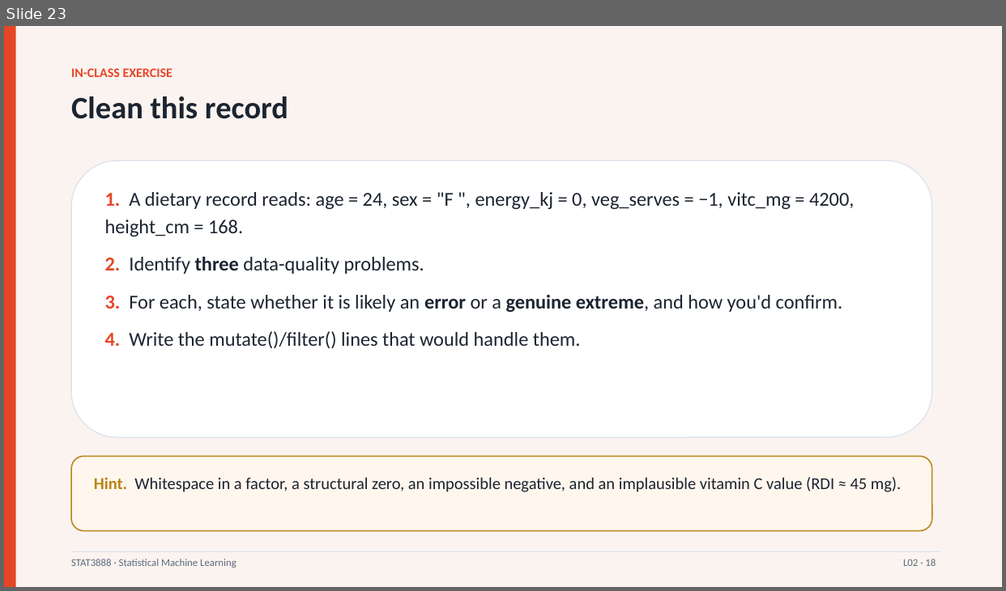
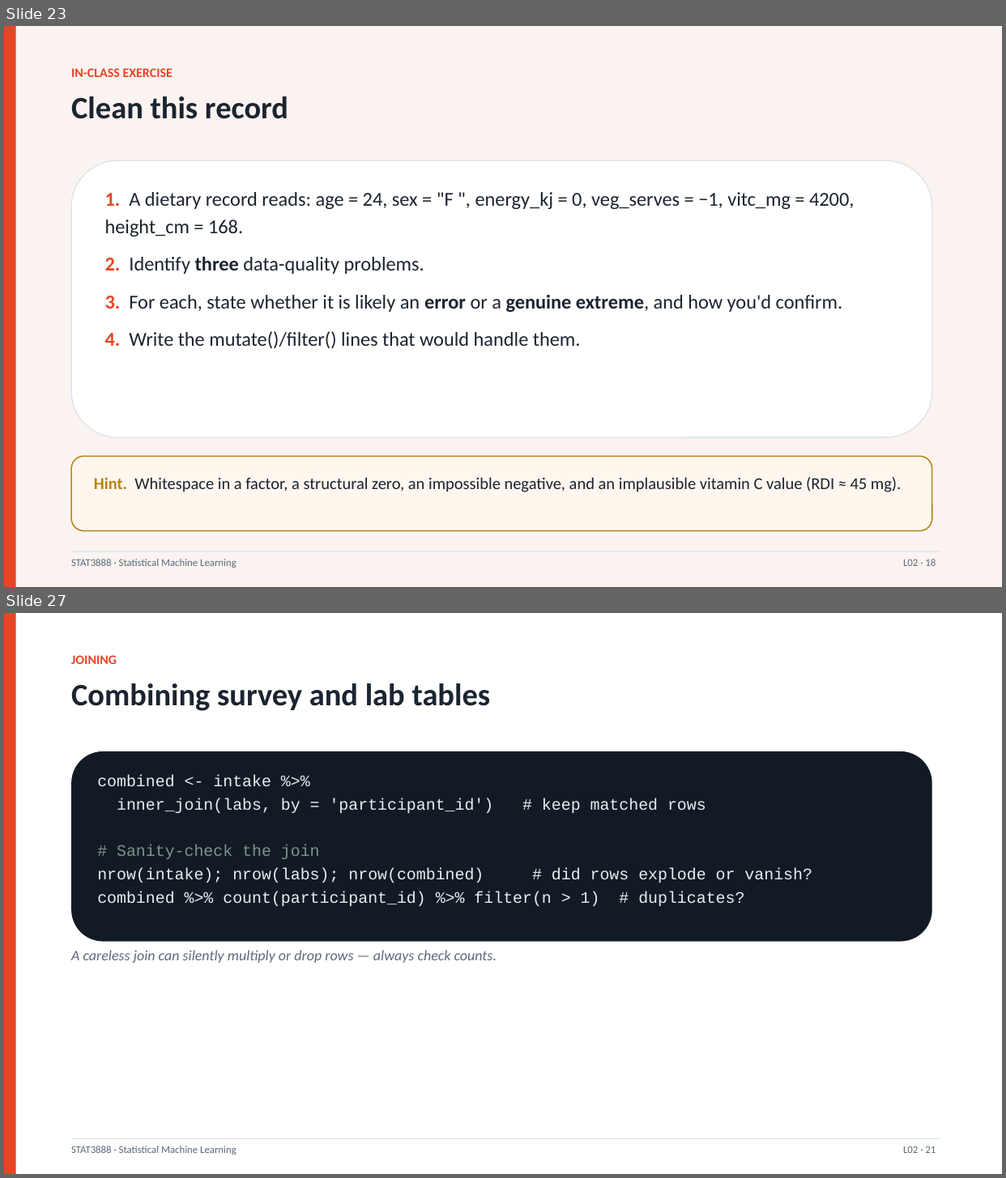
Before and after one commit to liuyizhou0402/data-analysis, a slide deck: STAT3888_course/Lecture02_DataCleaning.pptx. Shown one above the other, each under a label of ours: slide 23 before the commit, slides 23 and 27 after it; the slides between them are not shown. The pictures are 1006x591 and 1006x1178 pixels, drawn with LibreOffice and Linux fonts; fonts in the diff are those of the drawing. Boxes give left, top, right and bottom in pixels: in the first picture for what was removed or moved away, otherwise in the second. Text is boxed around its words. In the diff, an @@ line names an element or a change of style, - is before the commit and + after.

```diff
--- a/STAT3888_course/Lecture02_DataCleaning.pptx
+++ b/STAT3888_course/Lecture02_DataCleaning.pptx
@@ slide 27 added at (x1=4, y1=613, x2=1002, y2=1174), background #FFFFFF @@
@@ rectangle added at (x1=4, y1=613, x2=16, y2=1174), fill #E64626 @@
@@ text added at (x1=71, y1=655, x2=117, y2=664), 12.5 pt, text #E64626, bold @@
+JOINING
@@ text added at (x1=71, y1=683, x2=491, y2=711), 30 pt, text #1B2430, bold @@
+Combining survey and lab tables
@@ rounded rectangle added at (x1=71, y1=752, x2=932, y2=942), fill #121A24 @@
@@ text added at (x1=97, y1=775, x2=812, y2=906), 15.5 pt, text #E6EDF3 @@
+combined <- intake %>%
+inner_join(labs, by = 'participant_id') # keep matched rows
+# Sanity-check the join
+nrow(intake); nrow(labs); nrow(combined) # did rows explode or vanish?
+combined %>% count(participant_id) %>% filter(n > 1) # duplicates?
@@ text added at (x1=71, y1=950, x2=496, y2=963), 14 pt, text #5B6A7D, italic @@
+A careless join can silently multiply or drop rows — always check counts.
@@ rectangle added at (x1=71, y1=1139, x2=940, y2=1139), fill #DCE3EC @@
@@ text added at (x1=71, y1=1146, x2=236, y2=1155), 10 pt, text #5B6A7D @@
+STAT3888 · Statistical Machine Learning
@@ text added at (x1=903, y1=1146, x2=936, y2=1153), 10 pt, text #5B6A7D @@
+L02 · 21
```
Also in this commit, not shown: 1 slide changed, 35 other slides added, 5 other files.
